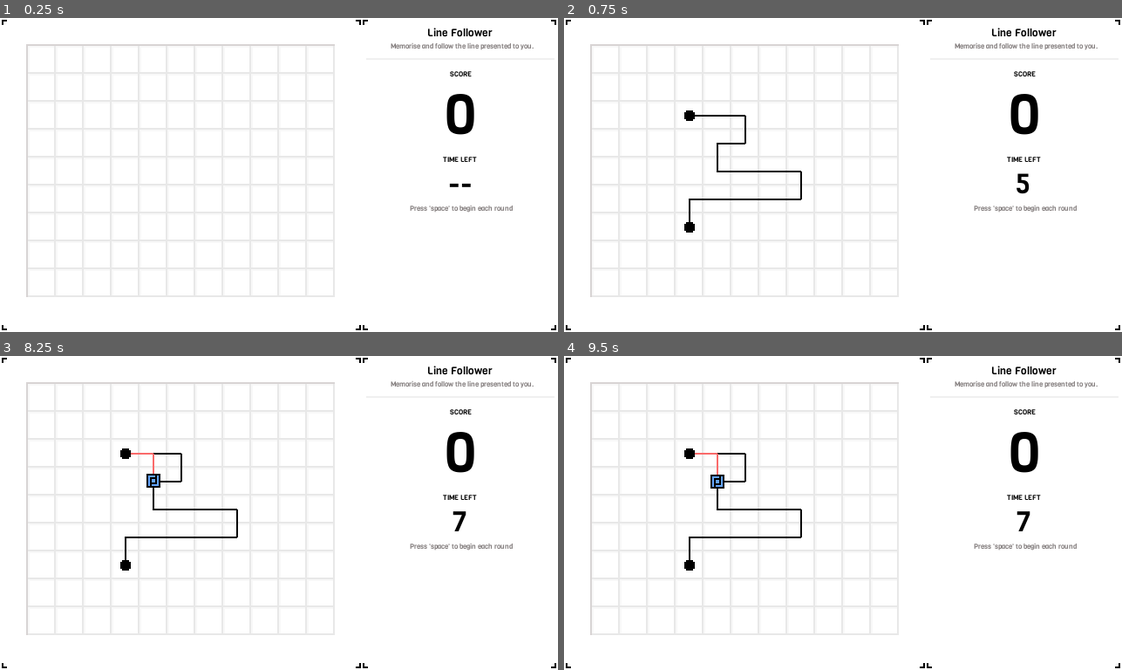
Above: before the commit, frames 1-4 (two rows, left to right).
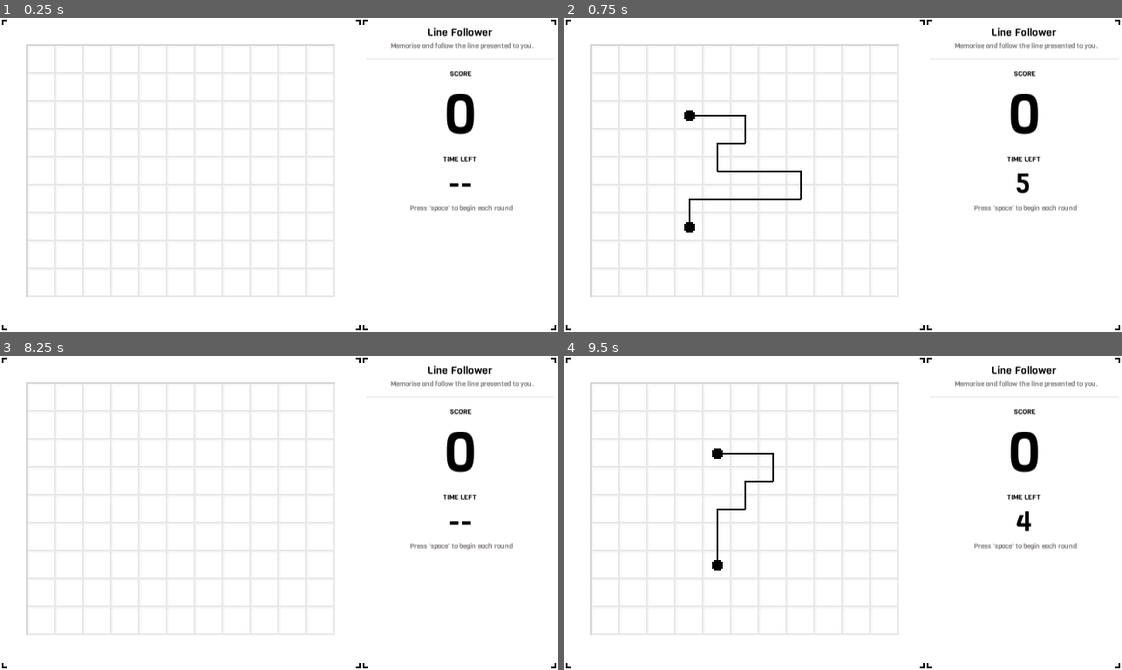
Above: after the commit, the same moments.

Repository: HurricaneInteractive/followers-jam
Game: Godot game, scene res://Main/Main.tscn
The game is run twice, just before and just after one commit, with the same random seed, the same clock (stepped at 60 frames per second) and the same inputs.
Inputs:
- Up to frame 1 (0.25 s): no input
- Up to frame 2 (0.75 s): tap Space (ui_select) at 0.5, 0.6 s; hold Right (ui_right) from 0.53 s (still down)
- Up to frame 3 (8.25 s): tap Space (ui_select) at 0.77, 1.07, 1.25, 1.35, 1.52, 1.82, 2, 2.1, 2.75, 2.85, 3.02, 3.32, 3.5, 3.6, 3.77, 4.07, 4.25, 4.35, 4.52, 4.82, 5.1, 5.85, 6.02, 6.32, 6.6, 6.77, 7.07, 7.35, 7.52, 7.82, 8.1 s; release Right (ui_right) at 1.28 s; hold Down (ui_down) 1.28-2.03 s; hold Right (ui_right) 2.03-3.53 s; hold Left (ui_left) 3.53-5.03 s; hold Down (ui_down) 5.03-5.78 s; hold Right (ui_right) 5.78-8.03 s; hold Down (ui_down) from 8.03 s (still down)
- Up to frame 4 (9.5 s): release Down (ui_down) at 8.78 s; hold Left (ui_left) from 8.78 s (still down); tap Space (ui_select) at 8.85, 9.02, 9.32 s

The runs differ from the first frame. In frame 1, 0.4% of the frame differs, in the area x 70-96%, y 3-62%; in frame 2, 0.4%; in frame 3, 1.1%; in frame 4, 1.3%, in the area x 21-96%, y 3-69%.

Commit message:
show ending text / win state check

Diff:
--- a/Main/Main.gd
+++ b/Main/Main.gd
@@ -25,18 +25,19 @@
 onready var tilemap = $PlayArea/Tileset
 onready var player = $PlayArea/Player
 onready var score_value = $UIArea/UIWrap/ScoreValue
-
-# Evaluates if the user followed the path correctly
-func evaluate_path_taken() -> bool:
-	return true
+onready var outcome = $PlayArea/Outcome
 
 # triggers when state is changed to NEW_LEVEL
 func on_change_to_new_level() -> void:
+	outcome.visible = false
 	player_path.visible = false
 	memory_path.visible = false
 	player.visible = false
+
 	memory_path.clear_points()
 	player_path.clear_points()
+	tilemap.clear_tileset()
+
 	score_value.text = str(score)
 
 	if score >= medium_threshold and score < hard_threshold:
@@ -66,6 +67,7 @@
 
 # triggers when state is changed to GAMEPLAY
 func on_change_to_gameplay() -> void:
+	memorise_timer.stop()
 	memory_path.visible = false
 	player.can_move = true
 	player.visible = true
@@ -75,18 +77,22 @@
 
 # triggers when state is changed to FAIL
 func on_change_to_fail() -> void:
+	gameplay_timer.stop()
+	outcome.get_node("OutcomeText").text = "OOPS!"
+	outcome.visible = true
 	player.can_move = false
 	score = 0
 	Globals.change_difficulty(Globals.Difficulty.EASY)
-#	change_game_state(States.NEW_LEVEL)
 	memory_path.visible = true
 	player_path.visible = true
 
 # triggers when state is changed to WIN
 func on_change_to_win() -> void:
+	gameplay_timer.stop()
+	outcome.get_node("OutcomeText").text = "NICE!"
+	outcome.visible = true
 	player.can_move = false
 	score += 1
-	change_game_state(States.NEW_LEVEL)
 
 # method to change the state of the game
 func change_game_state(state: int) -> void:
@@ -116,12 +122,20 @@
 			timer_seconds.text = str(round(memorise_timer.time_left))
 		States.GAMEPLAY:
 			timer_seconds.text = str(round(gameplay_timer.time_left))
-#			if the player reaches the finishing point
-#				and hasn't failed, then move to WIN
+			var player_current_length = player_path.get_point_count()
+			var memory_current_length = memory_path.get_point_count()
+			var player_last_point = player_path.get_point_position(player_current_length - 1)
+			var memory_point = memory_path.get_point_position(memory_current_length - 1)
+
+			if player_last_point[0] == memory_point[0] and player_last_point[1] == memory_point[1]:
+				change_game_state(States.WIN)
 
 func _input(event):
-	if Input.is_action_just_pressed("ui_select") && current_state == States.NEW_LEVEL:
-		change_game_state(States.MEMORISE)
+	if Input.is_action_just_pressed("ui_select"):
+		if current_state == States.NEW_LEVEL:
+			change_game_state(States.MEMORISE)
+		if current_state == States.FAIL or current_state == States.WIN:
+			change_game_state(States.NEW_LEVEL)
 
 # When the memorise timer runs out
 func _on_MemoriseTimer_timeout():
--- a/Main/Main.tscn
+++ b/Main/Main.tscn
@@ -6,6 +6,8 @@
 [ext_resource path="res://Player/Player.tscn" type="PackedScene" id=4]
 [ext_resource path="res://Tileset/floor-tile.png" type="Texture" id=5]
 [ext_resource path="res://UI/UIArea.tscn" type="PackedScene" id=6]
+[ext_resource path="res://fonts/Viga-Regular.ttf" type="DynamicFontData" id=7]
+[ext_resource path="res://UI/small-grey-text.tres" type="DynamicFont" id=8]
 
 [sub_resource type="TileSet" id=1]
 0/name = "BaseFloor"
@@ -39,8 +41,18 @@
 2/shapes = [  ]
 2/z_index = 0
 
+[sub_resource type="DynamicFont" id=2]
+size = 30
+outline_size = 2
+use_filter = true
+font_data = ExtResource( 7 )
+
 [node name="Main" type="Node2D"]
+position = Vector2( 0, -0.213608 )
 script = ExtResource( 1 )
+__meta__ = {
+"_edit_group_": true
+}
 
 [node name="PlayArea" type="Control" parent="."]
 margin_right = 208.0
@@ -71,6 +83,45 @@
 
 [node name="Player" parent="PlayArea" instance=ExtResource( 4 )]
 
+[node name="Outcome" type="VBoxContainer" parent="PlayArea"]
+anchor_right = 1.0
+anchor_bottom = 1.0
+margin_left = 0.365585
+margin_top = 0.18277
+margin_right = 0.365585
+margin_bottom = 0.18277
+rect_rotation = 0.139305
+custom_constants/separation = 0
+alignment = 1
+__meta__ = {
+"_edit_use_anchors_": false,
+"_editor_description_": ""
+}
+
+[node name="OutcomeText" type="Label" parent="PlayArea/Outcome"]
+margin_top = 66.0
+margin_right = 208.0
+margin_bottom = 107.0
+custom_fonts/font = SubResource( 2 )
+custom_colors/font_color = Color( 0, 0, 0, 1 )
+custom_colors/font_outline_modulate = Color( 1, 1, 1, 1 )
+text = "OOPS!"
+align = 1
+valign = 1
+__meta__ = {
+"_edit_use_anchors_": true
+}
+
+[node name="Label" type="Label" parent="PlayArea/Outcome"]
+margin_top = 107.0
+margin_right = 208.0
+margin_bottom = 114.0
+custom_fonts/font = ExtResource( 8 )
+custom_colors/font_color = Color( 0.505882, 0.482353, 0.482353, 1 )
+text = "Press 'space' to continue"
+align = 1
+uppercase = true
+
 [node name="UIArea" parent="." instance=ExtResource( 6 )]
 margin_left = 208.0
 margin_right = 320.0
Not shown: 1 places in Main/Main.tscn that only renumber resources
